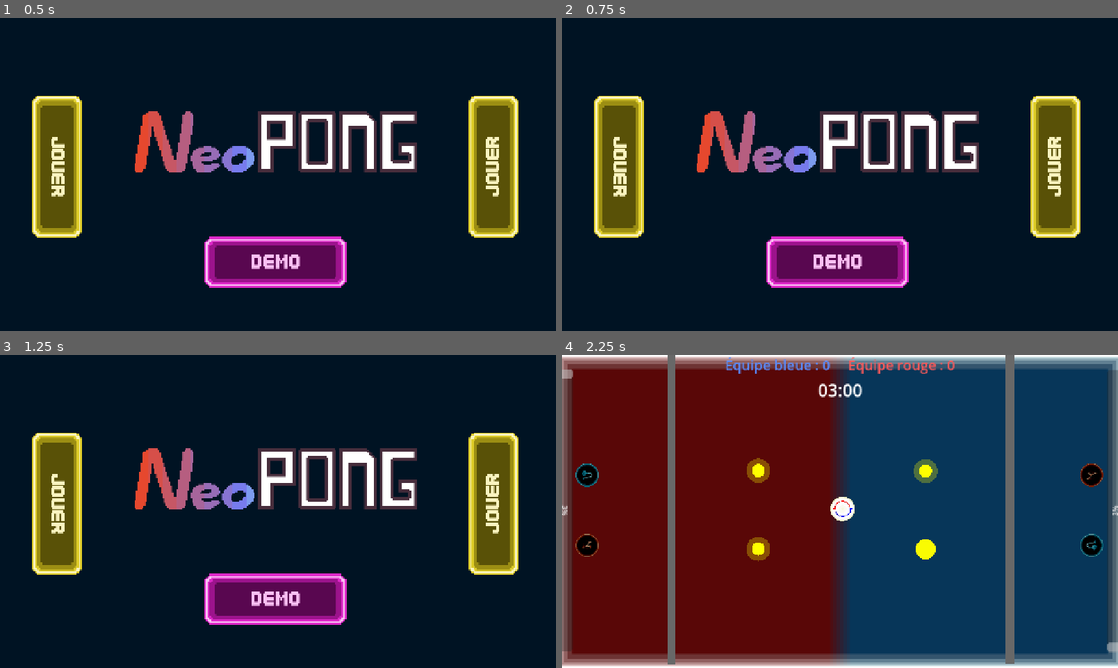
Above: before the commit, frames 1-4 (two rows, left to right).
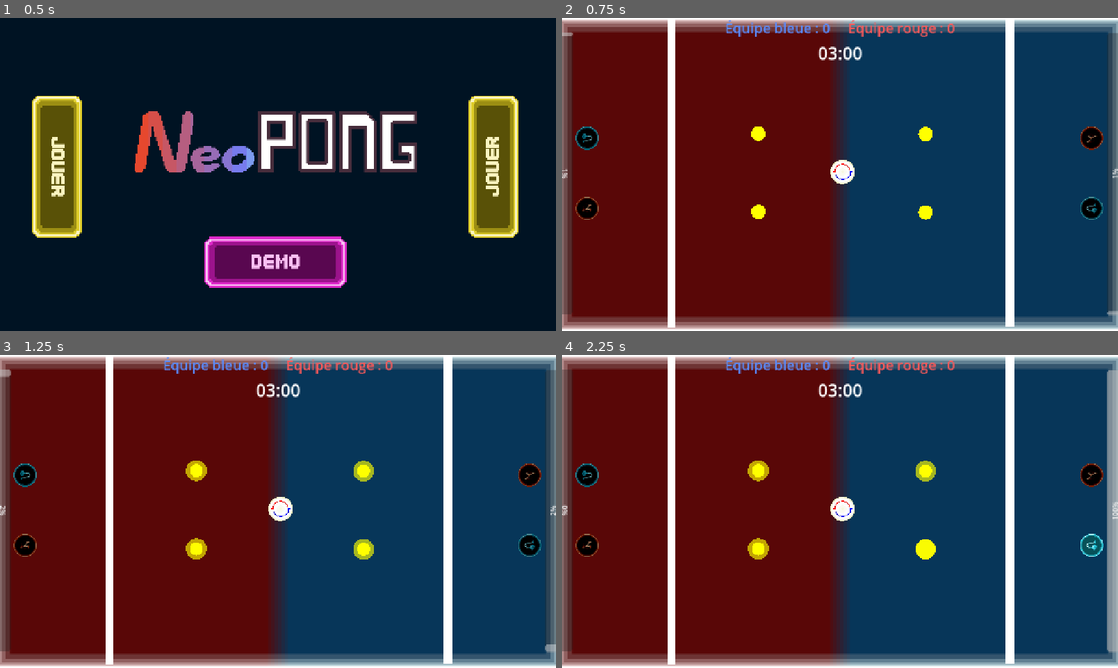
Above: after the commit, the same moments.

Repository: LucieFaure-Beaulande/neopong
Game: Godot game, scene res://UI/titleScreen.tscn
Same seed, same stepped clock (60 frames per second), same inputs: the game is played once before the commit and once after it.
Inputs (mouse positions are in pixels of both pictures, inside the frame that each line leads up to):
- Up to frame 1 (0.5 s): no input
- Up to frame 2 (0.75 s): click (840, 262) at 0.5 s
- Up to frame 3 (1.25 s): no input
- Up to frame 4 (2.25 s): click (617, 505) at 1.27 s; tap Enter (ui_accept) at 2 s; drag from (923, 549) to (673, 508) at 2.02 s

Frame 1 is identical in both runs. In frame 2, 100% of the frame differs, in the area x 0-100%, y 0-100%; in frame 3, 100%; in frame 4, 5.6%.

Commit message:
connexion demo btn

Diff:
--- a/Game/goalzone/goalzone.tscn
+++ b/Game/goalzone/goalzone.tscn
@@ -16,7 +16,6 @@
 offset_top = -10.0
 offset_right = 360.0
 offset_bottom = 10.0
-color = Color(0.40705615, 0.40705618, 0.40705615, 1)
 
 [node name="BaseCollisionShape" type="CollisionShape2D" parent="." unique_id=1330271176]
 shape = SubResource("RectangleShape2D_1xdq2")
--- /dev/null
+++ b/UI/demo.gd
@@ -0,0 +1,22 @@
+extends TextureButton
+
+
+func _on_pressed() -> void:
+	_start_demo.call_deferred()
+
+
+func _start_demo() -> void:
+	var board_scene: PackedScene = load("res://Game/board/board.tscn")
+	var board = board_scene.instantiate()
+
+	# Must be set before the node enters the tree,
+	# so that _ready() emits test_mode_activated with the right value
+	board.test_mode = true
+
+	var tree := get_tree()
+	var old_scene := tree.current_scene
+
+	# Replace the current scene (title screen) with the board
+	tree.root.add_child(board)
+	tree.current_scene = board
+	old_scene.queue_free()
--- a/UI/play.gd
+++ b/UI/play.gd
@@ -1,15 +1,22 @@
 extends TextureButton
 
 
-# Called when the node enters the scene tree for the first time.
-func _ready() -> void:
-	pass # Replace with function body.
+func _on_pressed() -> void:
+	_start_game.call_deferred()
 
 
-# Called every frame. 'delta' is the elapsed time since the previous frame.
-func _process(delta: float) -> void:
-	pass
+func _start_game() -> void:
+	var board_scene: PackedScene = load("res://Game/board/board.tscn")
+	var board = board_scene.instantiate()
 
+	# Must be set before the node enters the tree,
+	# so that _ready() emits test_mode_activated with the right value
+	board.test_mode = false
 
-func _on_pressed() -> void:
-	get_tree().change_scene_to_file.call_deferred("res://Game/board/board.tscn")
+	var tree := get_tree()
+	var old_scene := tree.current_scene
+
+	# Replace the current scene (title screen) with the board
+	tree.root.add_child(board)
+	tree.current_scene = board
+	old_scene.queue_free()
--- a/UI/titleScreen.tscn
+++ b/UI/titleScreen.tscn
@@ -3,6 +3,7 @@
 [ext_resource type="Texture2D" uid="uid://bcfdnwq3ce1wa" path="res://UI/Sprites/playbtn.png" id="1_hsjr3"]
 [ext_resource type="Script" uid="uid://g82jseulempo" path="res://UI/play.gd" id="1_qvxag"]
 [ext_resource type="Texture2D" uid="uid://bc6ikcx3khepc" path="res://UI/Sprites/title.png" id="5_bqnt0"]
+[ext_resource type="Script" uid="uid://guaj1koqxmpw" path="res://UI/demo.gd" id="5_i6qe6"]
 [ext_resource type="Texture2D" uid="uid://b5bnc6h6ekho2" path="res://UI/Sprites/demobtn.png" id="6_i6qe6"]
 
 [node name="Node2D" type="Node2D" unique_id=358723649]
@@ -43,6 +44,8 @@
 offset_right = 798.0
 offset_bottom = 620.0
 texture_normal = ExtResource("6_i6qe6")
+script = ExtResource("5_i6qe6")
 
 [connection signal="pressed" from="Play" to="Play" method="_on_pressed"]
 [connection signal="pressed" from="Play2" to="Play2" method="_on_pressed"]
+[connection signal="pressed" from="TextureButton" to="TextureButton" method="_on_pressed"]
Not shown, added: UI/demo.gd.uid
